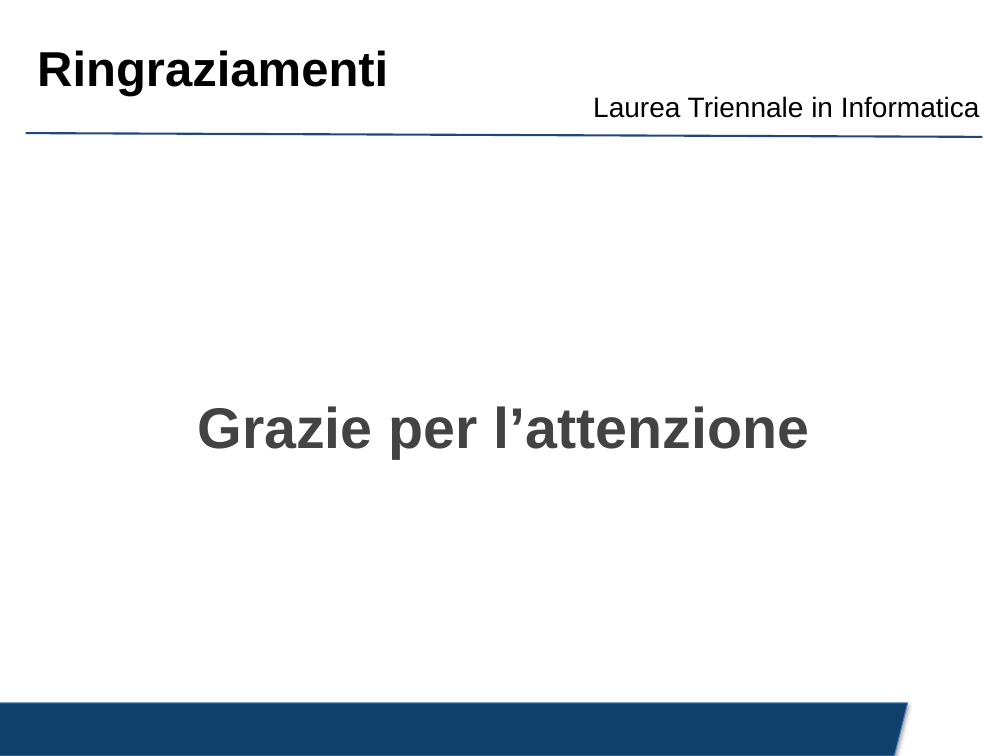
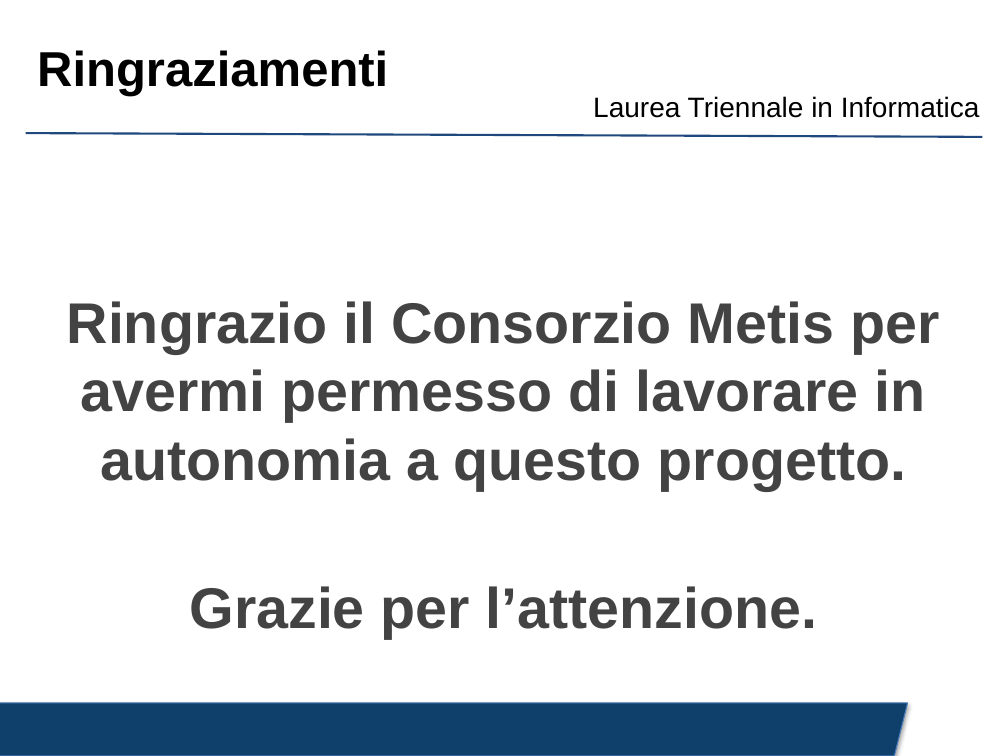
Before and after one commit to crybot/indoor-localization-deep-learning, a slide deck: slide 15 of presentation/presentation.pptx (slide 12 before the commit). Drawn at 1008x756 pixels with LibreOffice and Linux fonts; fonts in the diff are those of the drawing; background and template pictures are left out. Boxes give left, top, right and bottom in pixels: in the first picture for what was removed or moved away, otherwise in the second. Text is boxed around its words. In the diff, an @@ line names an element or a change of style, - is before the commit and + after.

```diff
--- a/presentation/presentation.pptx
+++ b/presentation/presentation.pptx
@@ text at [67,301,939,639]: text changed @@
-Grazie per l’attenzione
+Ringrazio il Consorzio Metis per avermi permesso di lavorare in autonomia a questo progetto.
+Grazie per l’attenzione.
```
Also in this commit, not shown: 3 other slides changed, 3 slides added, 2 other files.
